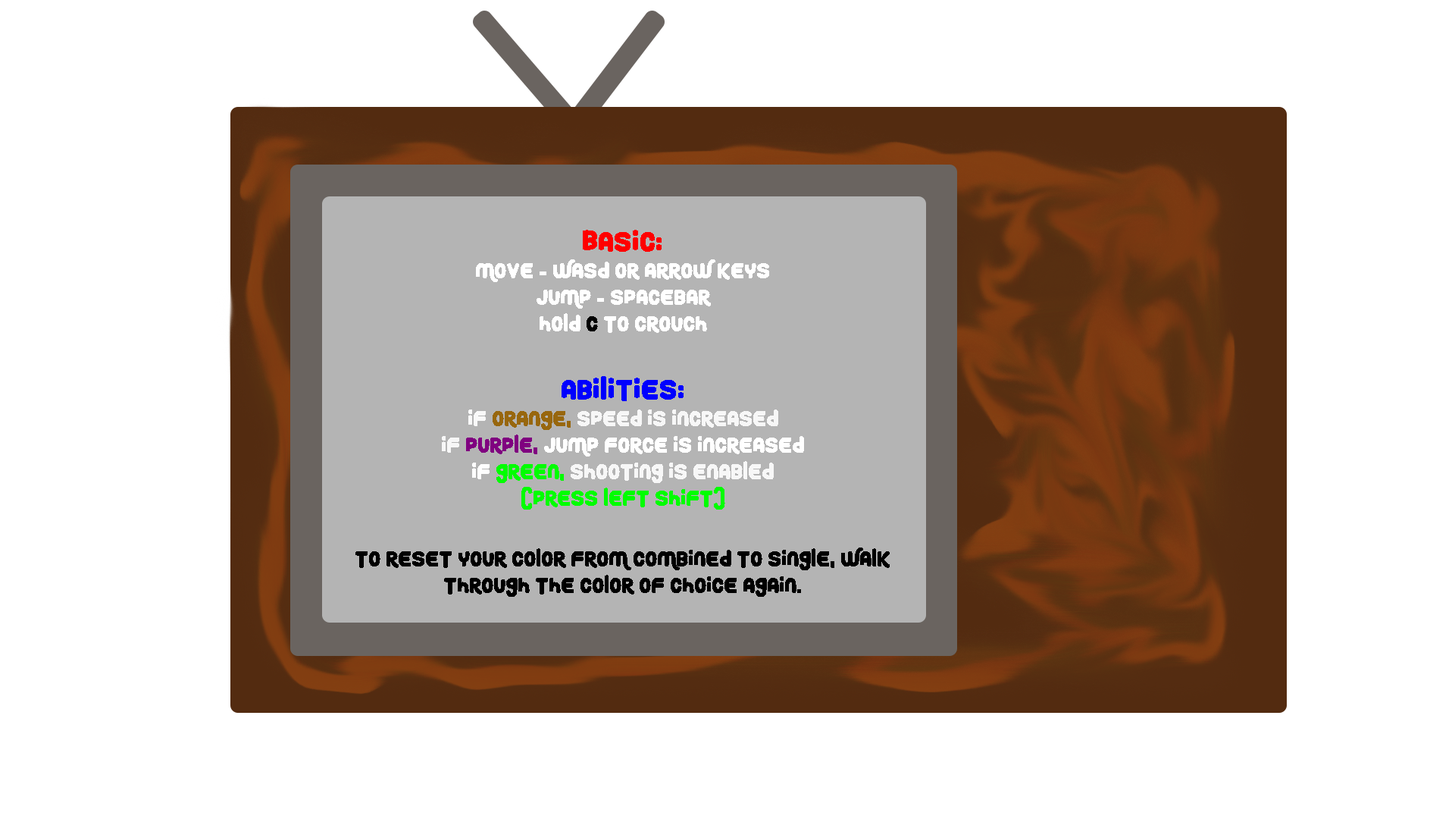
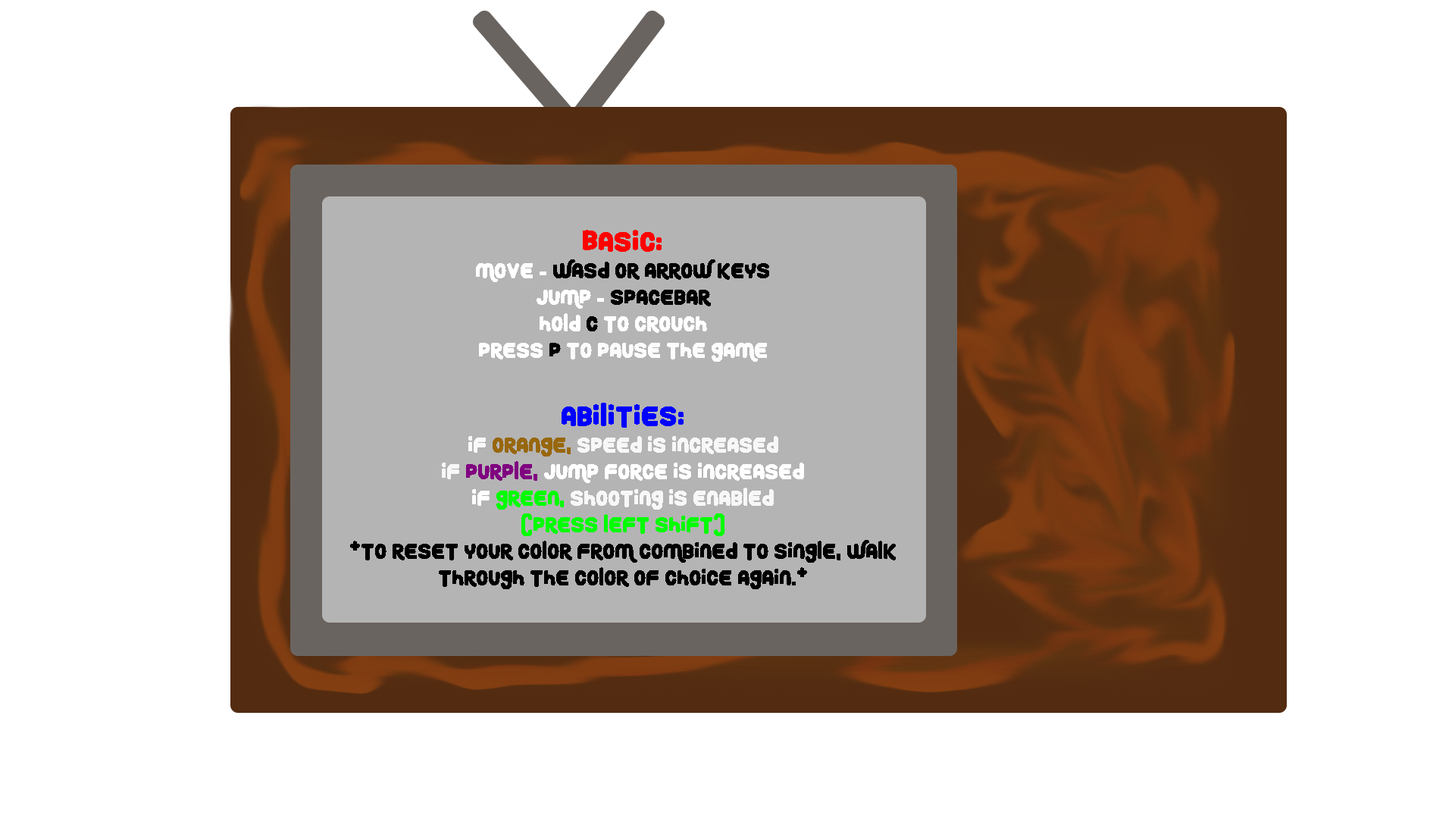
Layer changes from the first 1455×819 image to the second:
painted on "Basic: Move - WASD or Arrow Keys Jump - Spacebar Hold C to cro" over [350, 259, 896, 597]
